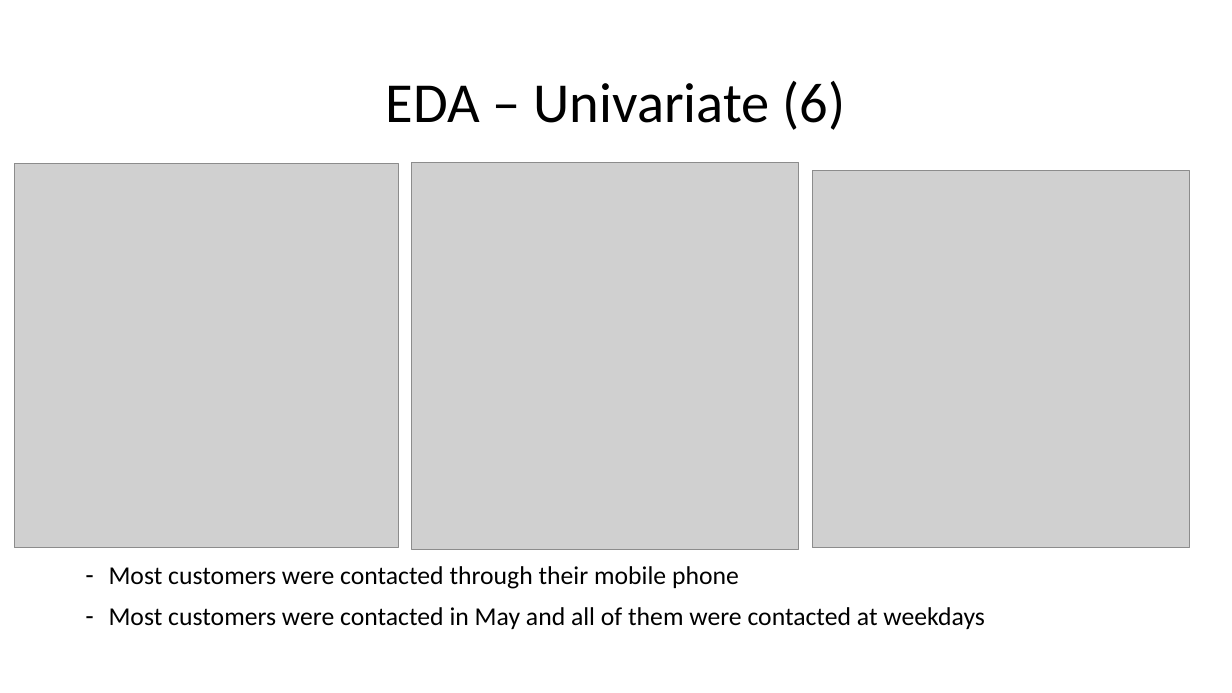
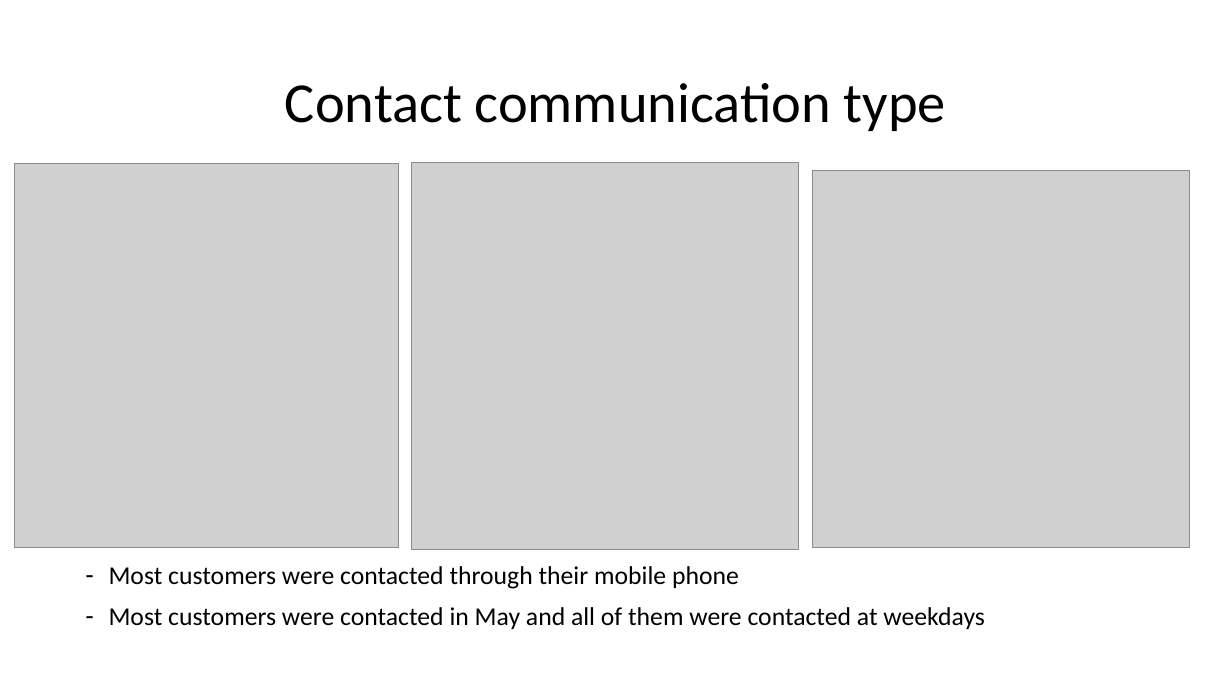
Before and after one commit to abdullahayas123/Tes-Model-Marketing-Scipy, a slide deck: slide 19 of Presentation-1.pptx (slide 18 before the commit). Drawn at 1232x693 pixels with LibreOffice and Linux fonts; fonts in the diff are those of the drawing; grey boxes stand for pictures. Boxes give left, top, right and bottom in pixels: in the first picture for what was removed or moved away, otherwise in the second. Text is boxed around its words. In the diff, an @@ line names an element or a change of style, - is before the commit and + after.

```diff
--- a/Presentation-1.pptx
+++ b/Presentation-1.pptx
@@ title at (285, 83, 946, 131): text changed @@
-EDA – Univariate (6)
+Contact communication type
```
Also in this commit, not shown: 14 other slides changed, 4 slides added, 1 slide removed.
